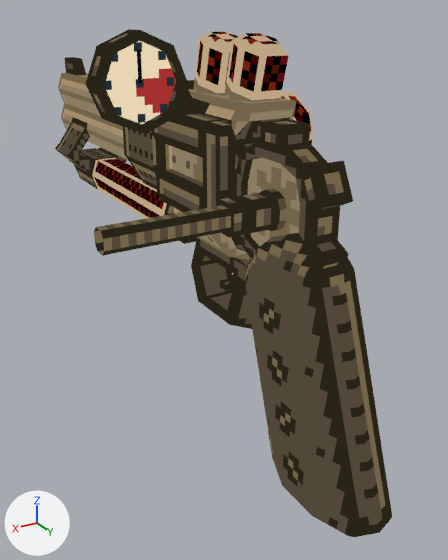
Renders of the Blender file Assets/_VanHelsingVR/Art/Blender/Player/gun.blend from each side of a commit.
One viewpoint serves both versions: a 50 mm camera at (1.34, 1.81, 0.67) aimed at (-0.08, -0.56, -0.51). Arrows for +X, +Y and +Z are at lower left; the lights stay in place. The first picture is the older version.

Script lines for the objects in view, before the commit:
```python
ob_body = bpy.data.objects.new('Body', me_cylinder_039)
ob_body.location = (0.094, -0.391, 0.328)
ob_body.rotation_euler = (1.571, 0.0, 0.0)  # degrees (90, 0, 0)
ob_body.scale = (8.0, 8.0, 8.0)
ob_conexion_002 = bpy.data.objects.new('Conexion.002', me_cube_011)
ob_conexion_002.location = (0.156, 0.0, 0.0)
ob_conexion_003 = bpy.data.objects.new('Conexion.003', me_cube_012)
ob_conexion_003.location = (0.156, 0.0, 0.0)
ob_engrane_001 = bpy.data.objects.new('Engrane.001', me_cylinder_041)
ob_engrane_001.location = (0.0, 0.0, 0.0)
ob_glass = bpy.data.objects.new('Glass', me_cylinder_040)
ob_glass.location = (0.0, -0.565, 0.324)
ob_mango_001 = bpy.data.objects.new('Mango.001', me_cube_007)
ob_mango_001.location = (-0.031, 0.0, 0.0)
ob_panel = bpy.data.objects.new('Panel', me_cylinder_044)
ob_panel.location = (0.094, -0.391, 0.328)
ob_panel.rotation_euler = (1.571, 0.0, 0.0)  # degrees (90, 0, 0)
ob_panel.scale = (8.0, 8.0, 8.0)
ob_resorte_001 = bpy.data.objects.new('Resorte.001', me_cube_006)
ob_resorte_001.location = (0.188, 0.0, 0.0)
ob_tube = bpy.data.objects.new('Tube', me_beziercurve_011)
ob_tube.location = (-0.094, -0.75, -0.25)
ob_tube.rotation_euler = (1.571, 0.0, 0.0)  # degrees (90, 0, 0)
```
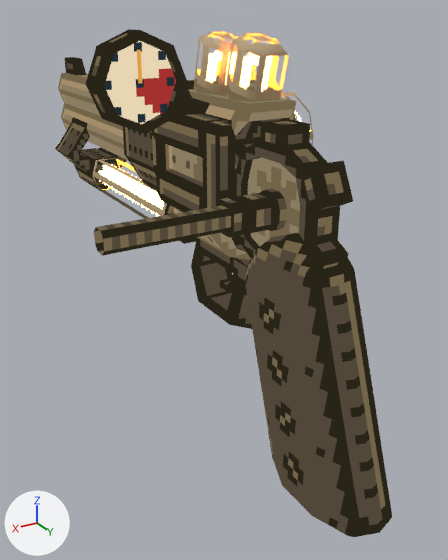
What differs and where, as boxes (x1, y1, x2, y2) in the pictures (448 x 560 px):
'Glass', surface changed, reshaped (13% wider)
    before: (92, 32, 289, 219)
    after: (92, 32, 314, 219)
'Resistencia', recoloured
    both: (98, 50, 301, 216)
'Tube', deleted
    before: (281, 92, 314, 144)
part 1 of me_cylinder_040, added (mostly hidden)
    after: (281, 92, 314, 144)
part 2 of me_cylinder_040, recoloured
    both: (92, 32, 289, 219)
part 3 of me_plane_005, surface changed
    both: (137, 50, 142, 83)

The change, as a list of edits to the scene's bpy script:
```text
Change mat_material:
    remove n0 = _N.new('ShaderNodeOutputMaterial'); n0.name = 'Material Output'
    remove n1 = _N.new('ShaderNodeMix'); n1.name = 'Mix'
    remove n1.data_type = 'RGBA'
    remove n2 = _N.new('ShaderNodeTexImage'); n2.name = 'Image Texture.001'
    remove n2.image = img_pixeltexturegrid_1024_png_001
    remove n2.interpolation = 'Closest'
    where n3 = _N.new('ShaderNodeTexImage'); n3.name = 'Image Texture'
    remove _L.new(n3.outputs[0], n1.inputs[7])  # 'Color' to 'B'
    remove _L.new(n3.outputs[1], n1.inputs[0])  # 'Alpha' to 'Factor'
    remove _L.new(n2.outputs[0], n1.inputs[6])  # 'Color' to 'A'
    remove _L.new(n1.outputs[2], n0.inputs[0])  # 'Result' to 'Surface'
    add n0 = _N.new('ShaderNodeOutputMaterial'); n0.name = 'Material Output'
    add _L.new(n3.outputs[0], n0.inputs[0])  # 'Color' to 'Surface'
Add mat_emission:
    mat_emission = principled_material('Emission')
    mat_emission.texture = img_guncolortext  # with its transparency
    mat_emission.roughness = 0.0
    mat_emission.emission_color = (0.515, 0.184, 0.0242)  # orange #be772b
    mat_emission.emission_strength = 66.3
Add mat_materialglass:
    mat_materialglass = principled_material('MaterialGlass')
    mat_materialglass.texture = img_gun_text  # with its transparency
    mat_materialglass.roughness = 1.0
    mat_materialglass.specular_ior_level = 0.0
Change me_cylinder_040:
    used by ob_glass; location = (0.0, -0.565, 0.324)
    remove me_cylinder_040.from_pydata(...)  # 48 vertices, 40 faces; spans x -0.09..0.09, y -1.28..0.49, z -0.67..0.28
    add me_cylinder_040.from_pydata(...)  # 132 vertices, 118 faces; spans x -0.33..0.09, y -1.28..0.49, z -0.67..0.28
    me_cylinder_040 part 1: a new loose piece of 84 vertices spanning x -0.33..-0.12, y -0.24..0.36, z -0.63..0.06, in mat_materialglass (picture img_gun_text)
    me_cylinder_040 part 2: 40 faces spanning x -0.09..0.09, y -1.28..0.49, z -0.67..0.28 switch from mat_material to mat_materialglass (picture img_gun_text)
Change me_beziercurve_010:
    where me_beziercurve_010.from_pydata(...)  # 106 vertices, 32 faces; spans x -0.19..0.19, y -1.06..0.67, z -0.06..0.83
    remove me_beziercurve_010.materials.append(mat_materialcolor)
    add me_beziercurve_010.materials.append(mat_emission)  # picture img_guncolortext, glowing orange #be772b
Change me_plane_005:
    where me_plane_005.from_pydata(...)  # 4 vertices, 1 face; spans x -0.00094..0.00094, y -0.00007..0.01407, z 0.0
    used by ob_flecha; location = (0.397, -0.345, 0.438); rotation_euler = (1.571, 0.0, 0.0), in degrees (90, 0, 0); scale = (8.0, 8.0, 8.0)
    me_plane_005 part 3: texture (UV) coordinates of 1 of 1 face, centred in x 0.0, y 0.007, z 0.0, changed; they spanned u 0.13..0.13, v 0.95..0.95 and now span u 0.16..0.16, v 0.97..0.97
Remove ob_tube:
    ob_tube = bpy.data.objects.new('Tube', me_beziercurve_011)
    ob_tube.location = (-0.094, -0.75, -0.25)
    ob_tube.rotation_euler = (1.571, 0.0, 0.0)  # degrees (90, 0, 0)
    _m = ob_tube.modifiers.new('Triangulate', 'TRIANGULATE')
```
